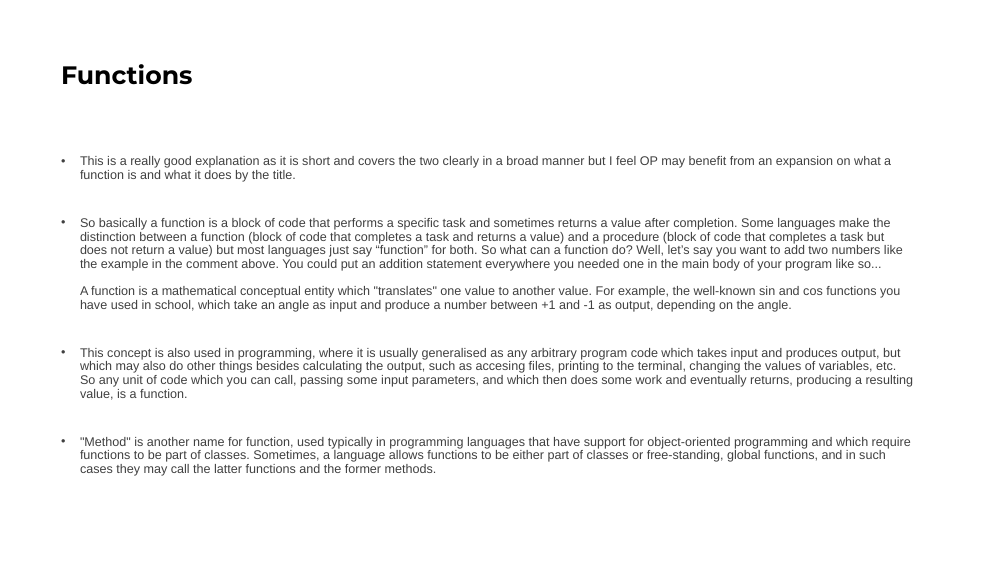
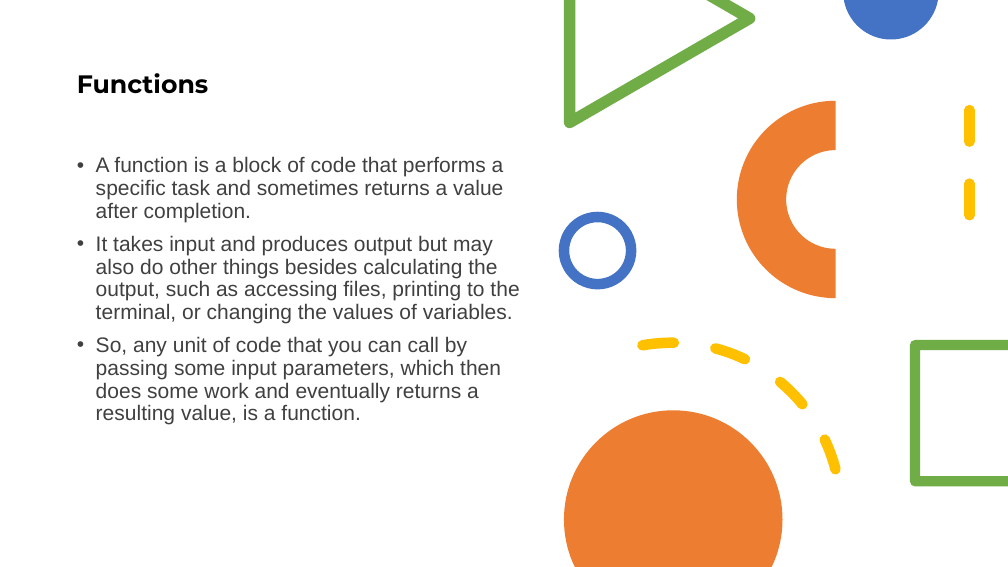
Before and after one commit to Mn-Nisar/Kannur_university_workshop, a slide deck: slide 10 of Python Masterclass.pptx (slide 7 before the commit). Drawn at 1008x567 pixels with LibreOffice and Linux fonts; fonts in the diff are those of the drawing. Boxes give left, top, right and bottom in pixels: in the first picture for what was removed or moved away, otherwise in the second. Text is boxed around its words. In the diff, an @@ line names an element or a change of style, - is before the commit and + after.

Commit message:
added ppt

```diff
--- a/Python Masterclass.pptx
+++ b/Python Masterclass.pptx
@@ freeform shape added at bbox=[564, 0, 755, 129], fill #70AD47 @@
@@ freeform shape added at bbox=[844, 0, 938, 39], fill #4472C4 @@
@@ title "Functions": place and size @@
-title "Functions" at bbox=[61, 64, 193, 85]
+title "Functions" at bbox=[77, 73, 209, 94]
@@ arch (boxed as its full ring) added at bbox=[737, 101, 935, 298], fill #ED7D31 @@
@@ line added from (969, 110) to (969, 242), #FFC000 10 pt dashed @@
@@ text at bbox=[96, 156, 519, 425]: text changed; size 12 to 20 pt @@
-• This is a really good explanation as it is short and covers the two clearly in a broad manner but I feel OP may benefit from an expansion on what a function is and what it does by the title.
-• So basically a function is a block of code that performs a specific task and sometimes returns a value after completion. Some languages make the distinction between a function (block of code that completes a task and returns a value) and a procedure (block of code that completes a task but does not return a value) but most languages just say “function” for both. So what can a function do? Well, let’s say you want to add two numbers like the example in the comment above. You could put an addition statement everywhere you needed one in the main body of your program like so...
-  A function is a mathematical conceptual entity which "translates" one value to another value. For example, the well-known sin and cos functions you have used in school, which take an angle as input and produce a number between +1 and -1 as output, depending on the angle.
-• This concept is also used in programming, where it is usually generalised as any arbitrary program code which takes input and produces output, but which may also do other things besides calculating the output, such as accesing files, printing to the terminal, changing the values of variables, etc. So any unit of code which you can call, passing some input parameters, and which then does some work and eventually returns, producing a resulting value, is a function.
-• "Method" is another name for function, used typically in programming languages that have support for object-oriented programming and which require functions to be part of classes. Sometimes, a language allows functions to be either part of classes or free-standing, global functions, and in such cases they may call the latter functions and the former methods.
+• A function is a block of code that performs a specific task and sometimes returns a value after completion.
+• It takes input and produces output but may also do other things besides calculating the output, such as accessing files, printing to the terminal, or changing the values of variables.
+• So, any unit of code that you can call by passing some input parameters, which then does some work and eventually returns a resulting value, is a function.
@@ ellipse added at bbox=[564, 217, 631, 284], outline #4472C4 10 pt @@
@@ arc (boxed as its full ellipse) added at bbox=[477, 316, 869, 567], outline #FFC000 10 pt dashed @@
@@ freeform shape added at bbox=[910, 340, 1008, 487], fill #70AD47 @@
@@ freeform shape added at bbox=[564, 411, 783, 567], fill #ED7D31 @@
```
Also in this commit, not shown: 3 other slides changed, 6 slides added, 4 slides removed, 3 other files.
